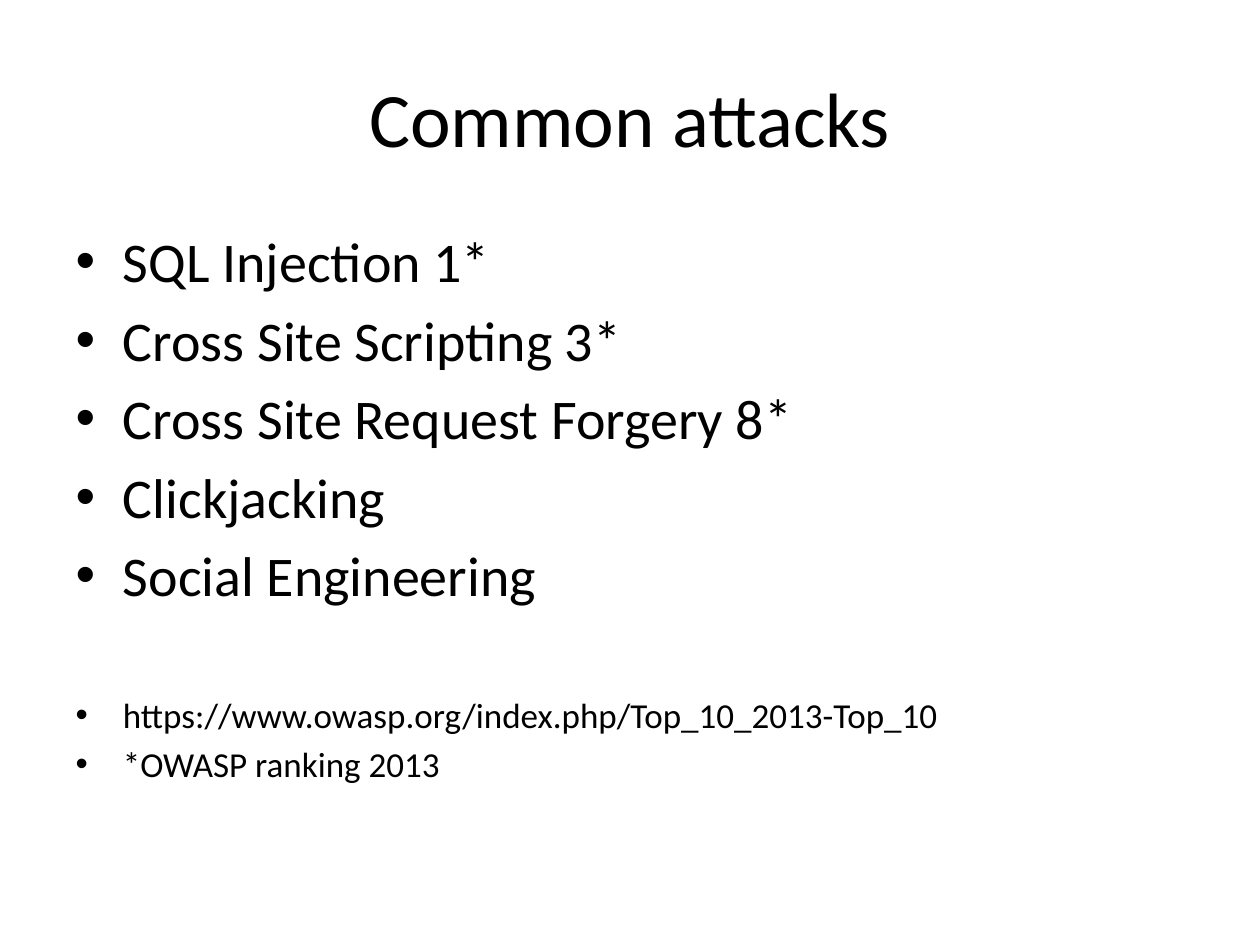
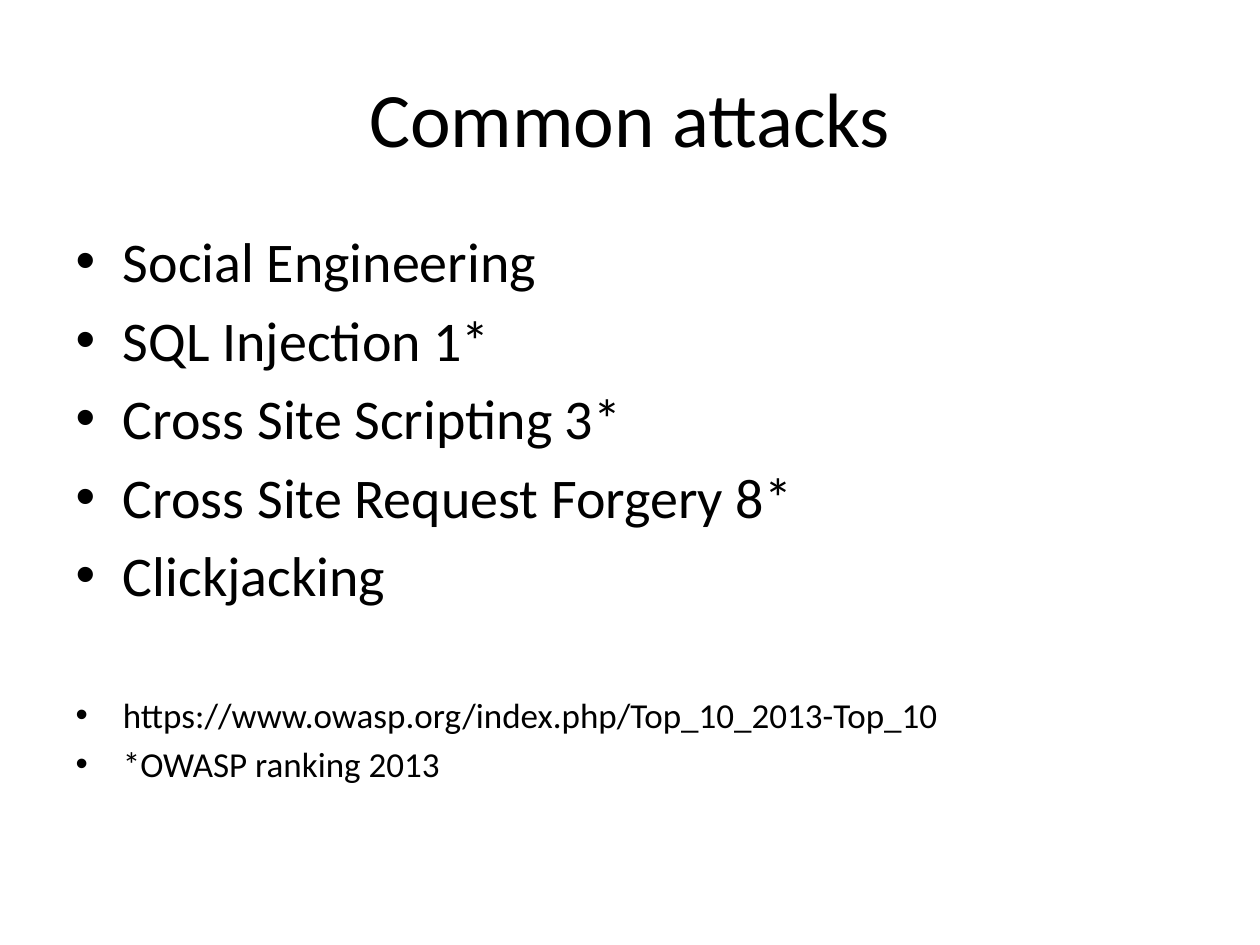
Before and after one commit to casmos1/Learning, a slide deck: slide 8 of Security/Content/Documents/Security.pptx. Drawn at 1260x945 pixels with LibreOffice and Linux fonts; fonts in the diff are those of the drawing. Boxes give left, top, right and bottom in pixels: in the first picture for what was removed or moved away, otherwise in the second. Text is boxed around its words. In the diff, an @@ line names an element or a change of style, - is before the commit and + after.

```diff
--- a/Security/Content/Documents/Security.pptx
+++ b/Security/Content/Documents/Security.pptx
@@ text at (123, 243, 536, 292): paragraph added @@
+• Social Engineering
@@ text at (123, 557, 536, 606): paragraph removed @@
-• Social Engineering
```
Also in this commit, not shown: 7 other slides changed, 1 slide added, 1 slide removed, 18 other files.
